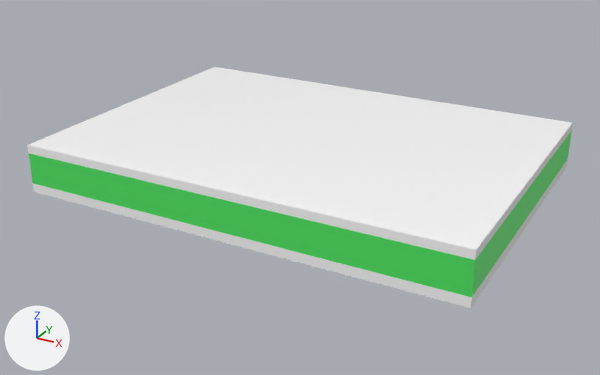
What one commit did to the Blender file Blender/scene.blend.
Rendered twice from a camera (50 mm lens) standing at (38.6, -74.9, 35.7) and looking at (-1.1, -2.7, -0.4). Lighting does not change. The marker at lower left points along +X, +Y and +Z.

Before the edit, the objects in view are built like this:
```python
me_mesh_0 = bpy.data.meshes.new('Mesh_0')
me_mesh_0.from_pydata(...)  # 36 vertices, 12 faces; spans x 0.0..62.0, y -46.0..0.0, z 0.0..1.0
me_mesh_0.materials.append(mat_floor)
me_mesh_1 = bpy.data.meshes.new('Mesh_1')
me_mesh_1.from_pydata(...)  # 142 vertices, 175 faces; spans x 14.3..62.0, y -46.1..-11.9, z 0.0..4.4
# faces by material slot: [49, 126]
me_mesh_1.materials.append(mat_floor)
me_mesh_1.materials.append(mat_walls)  # green #50e764
ob_block_all = bpy.data.objects.new('Block_All', me_mesh_1)
ob_block_all.location = (-39.0, 28.0, 0.0)
ob_ceiling = bpy.data.objects.new('Ceiling', me_mesh_0)
ob_ceiling.location = (-24.66, 16.1, 4.28)
ob_ceiling.scale = (0.768, 0.743, 1.0)
```
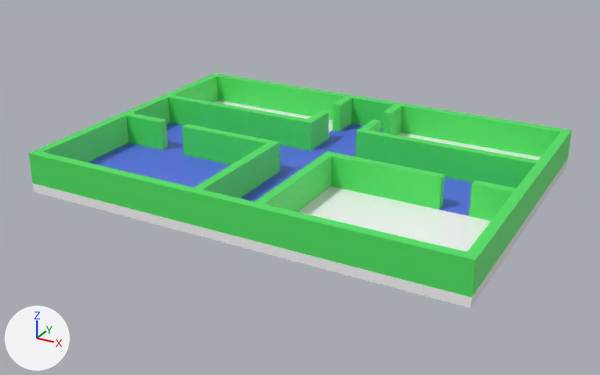
What differs and where, as boxes (x1, y1, x2, y2) in the pictures (600 x 375 px):
'Ceiling', hidden: before (27, 67, 573, 260)
part 1 of me_mesh_1, recoloured (blue): after (241, 124, 472, 216)
part 2 of me_mesh_1, recoloured (blue): after (88, 123, 310, 187)

Patch to the scene script:
```diff
--- a/Blender/scene.blend.py
+++ b/Blender/scene.blend.py
@@ mat_tiles @@
+mat_tiles = principled_material('Tiles')
+mat_tiles.base_color = (0.0974, 0.165, 0.8)  # blue #5871e7
@@ me_mesh_1 @@
 me_mesh_1.from_pydata(...)  # 142 vertices, 175 faces; spans x 14.3..62.0, y -46.1..-11.9, z 0.0..4.4
 # used by ob_block_all; location = (-39.0, 28.0, 0.0)
+# me_mesh_1 part 1: 13 of the faces centred in x 35.0..59.7, y -38.4..-14.5, z 1.0 switch from mat_floor to mat_tiles (blue #5871e7)
+# me_mesh_1 part 2: 7 of the faces centred in x 16.7..27.4, y -38.4..-27.2, z 1.0 switch from mat_floor to mat_tiles (blue #5871e7)
 me_mesh_1.materials.append(mat_walls)
@@ ob_ceiling @@
 ob_ceiling.scale = (0.768, 0.743, 1.0)
+ob_ceiling.hide_set(True)
```
